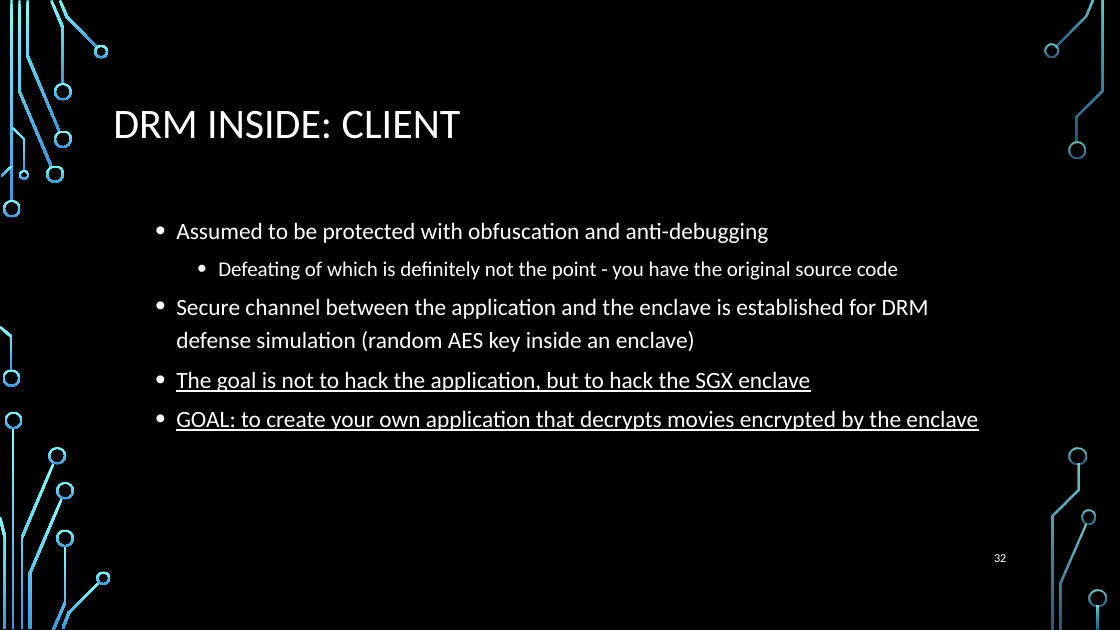
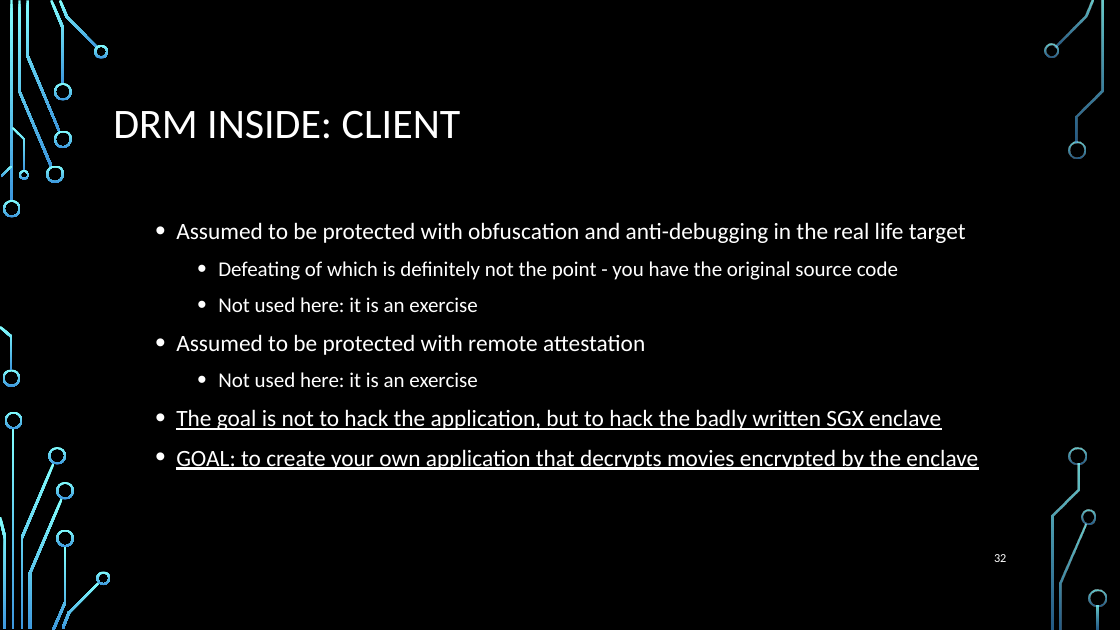
Before and after one commit to wireshrink/RECONMTL-2017, a slide deck: slide 32 of docs/SGX Enclave Programming - Common Mistakes.pptx. Drawn at 1120x630 pixels with LibreOffice and Linux fonts; fonts in the diff are those of the drawing; background and template pictures are left out. Boxes give left, top, right and bottom in pixels: in the first picture for what was removed or moved away, otherwise in the second. Text is boxed around its words. In the diff, an @@ line names an element or a change of style, - is before the commit and + after.

```diff
--- a/docs/SGX Enclave Programming - Common Mistakes.pptx
+++ b/docs/SGX Enclave Programming - Common Mistakes.pptx
@@ text at box(176, 222, 966, 243): text changed @@
-  • Assumed to be protected with obfuscation and anti-debugging
+  • Assumed to be protected with obfuscation and anti-debugging in the real life target
@@ text at box(176, 297, 941, 430): text changed @@
-  • Secure channel between the application and the enclave is established for DRM defense simulation (random AES key inside an enclave)
-  • The goal is not to hack the application, but to hack the SGX enclave
+    • Not used here: it is an exercise
+  • Assumed to be protected with remote attestation
+    • Not used here: it is an exercise
+  • The goal is not to hack the application, but to hack the badly written SGX enclave
```
Also in this commit, not shown: 6 other slides changed, 1 slide added, 25 other files.
